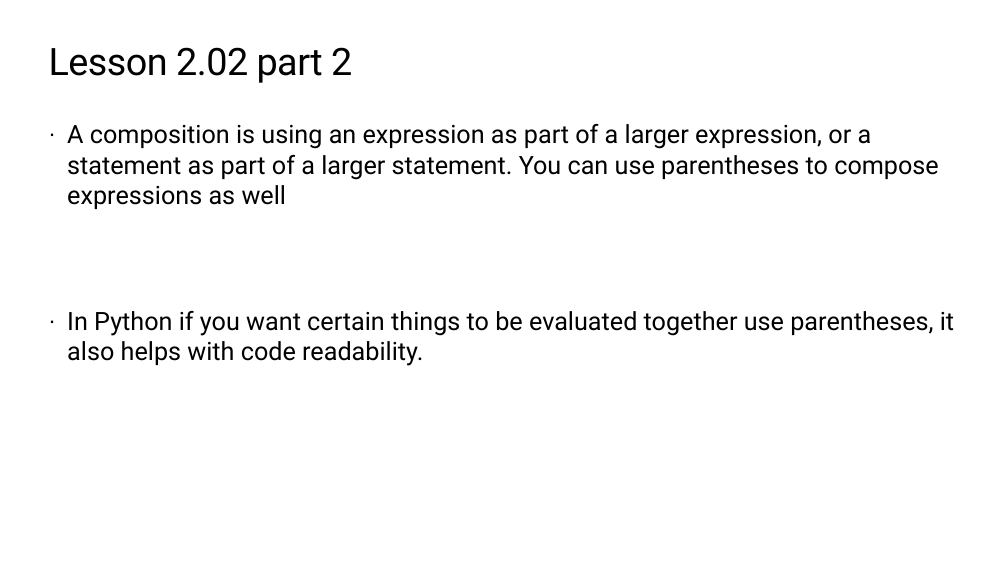
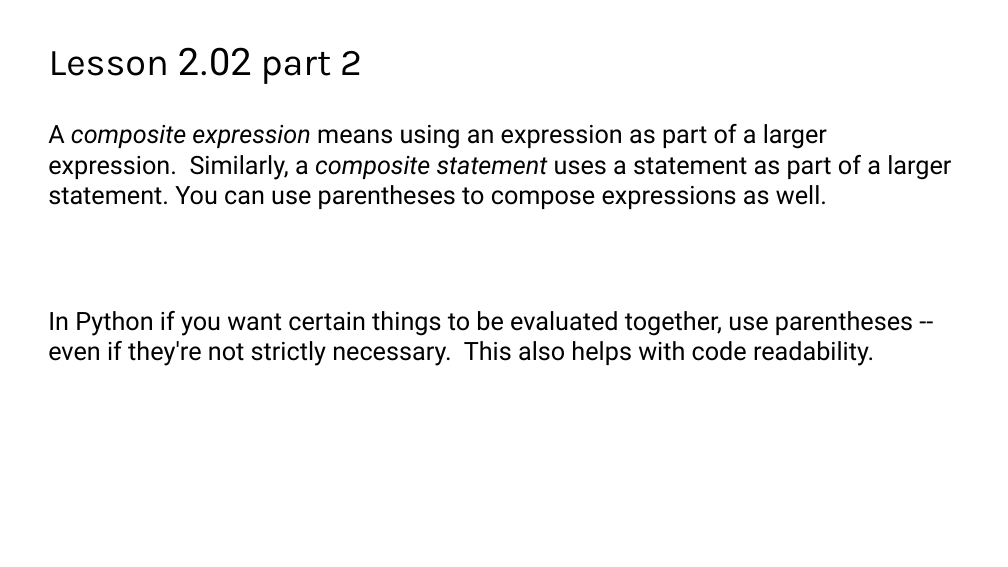
Before and after one commit to TEALSK12/2nd-semester-introduction-to-computer-science, a slide deck: slide 9 of docs/units/2_unit/slidedecks/Intro Python 2.02 TEALS.pptx. Drawn at 1008x567 pixels with LibreOffice and Linux fonts; fonts in the diff are those of the drawing; background and template pictures are left out. Boxes give left, top, right and bottom in pixels: in the first picture for what was removed or moved away, otherwise in the second. Text is boxed around its words. In the diff, an @@ line names an element or a change of style, - is before the commit and + after.

```diff
--- a/docs/units/2_unit/slidedecks/Intro Python 2.02 TEALS.pptx
+++ b/docs/units/2_unit/slidedecks/Intro Python 2.02 TEALS.pptx
@@ title "Lesson 2.02 part 2" at (49, 47, 362, 84): font Roboto to Karla in "Lesson part 2"; letter spacing -0.5 to 0 pt @@
@@ text at (48, 124, 951, 366): text changed @@
-· A composition is using an expression as part of a larger expression, or a statement as part of a larger statement. You can use parentheses to compose expressions as well
-· In Python if you want certain things to be evaluated together use parentheses, it also helps with code readability.
+A composite expression means using an expression as part of a larger expression. Similarly, a composite statement uses a statement as part of a larger statement. You can use parentheses to compose expressions as well.
+In Python if you want certain things to be evaluated together, use parentheses -- even if they're not strictly necessary. This also helps with code readability.
```
Also in this commit, not shown: 13 other slides changed, 58 other files.
